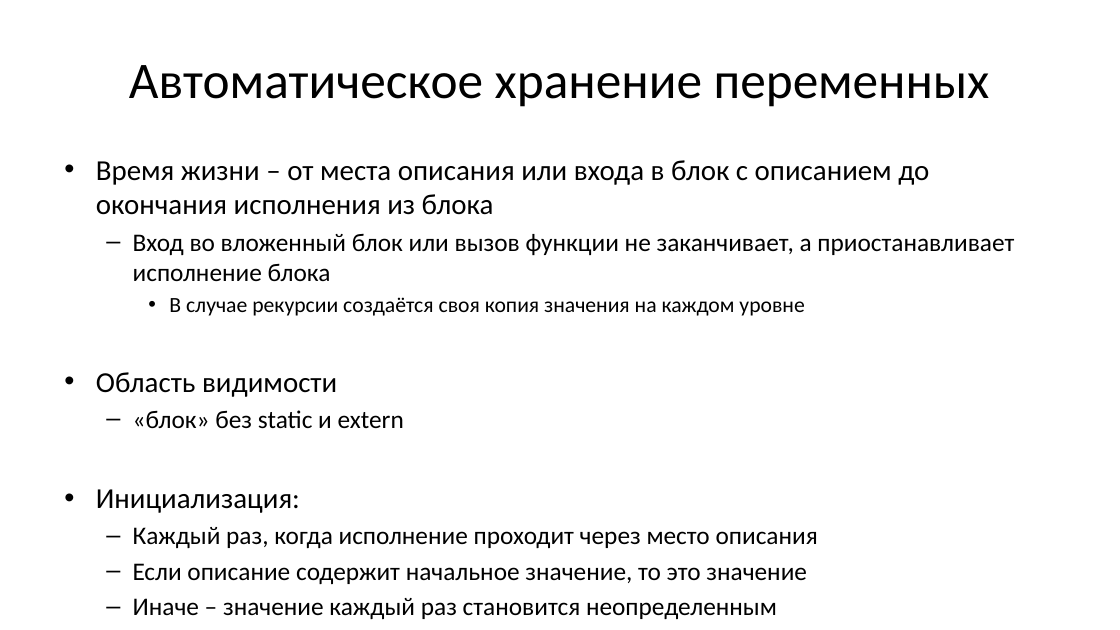
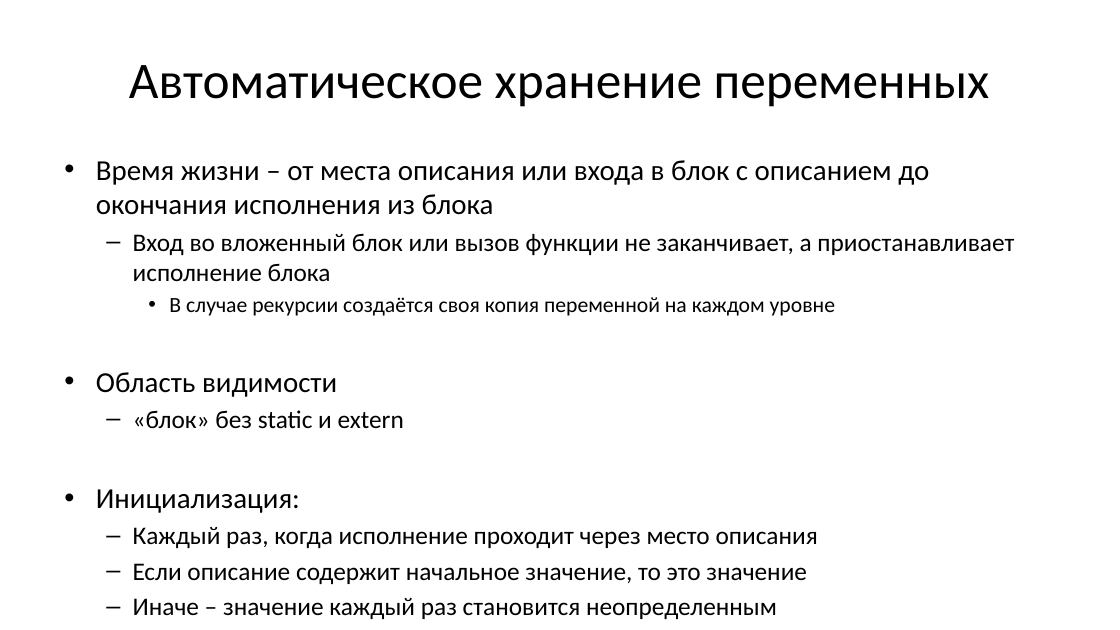
Before and after one commit to Evgueni-Petrov-aka-espetrov/Algorithms-and-Programming-in-C-pptx, a slide deck: slide 108 of 02.75 Лексика и концепции языка Си.pptx (slide 103 before the commit). Drawn at 1120x630 pixels with LibreOffice and Linux fonts; fonts in the diff are those of the drawing. Boxes give left, top, right and bottom in pixels: in the first picture for what was removed or moved away, otherwise in the second. Text is boxed around its words. In the diff, an @@ line names an element or a change of style, - is before the commit and + after.

```diff
--- a/02.75 Лексика и концепции языка Си.pptx
+++ b/02.75 Лексика и концепции языка Си.pptx
@@ text at [169, 297, 835, 316]: text changed @@
-    • В случае рекурсии создаётся своя копия значения на каждом уровне
+    • В случае рекурсии создаётся своя копия переменной на каждом уровне
```
Also in this commit, not shown: 12 other slides changed, 5 slides added.
